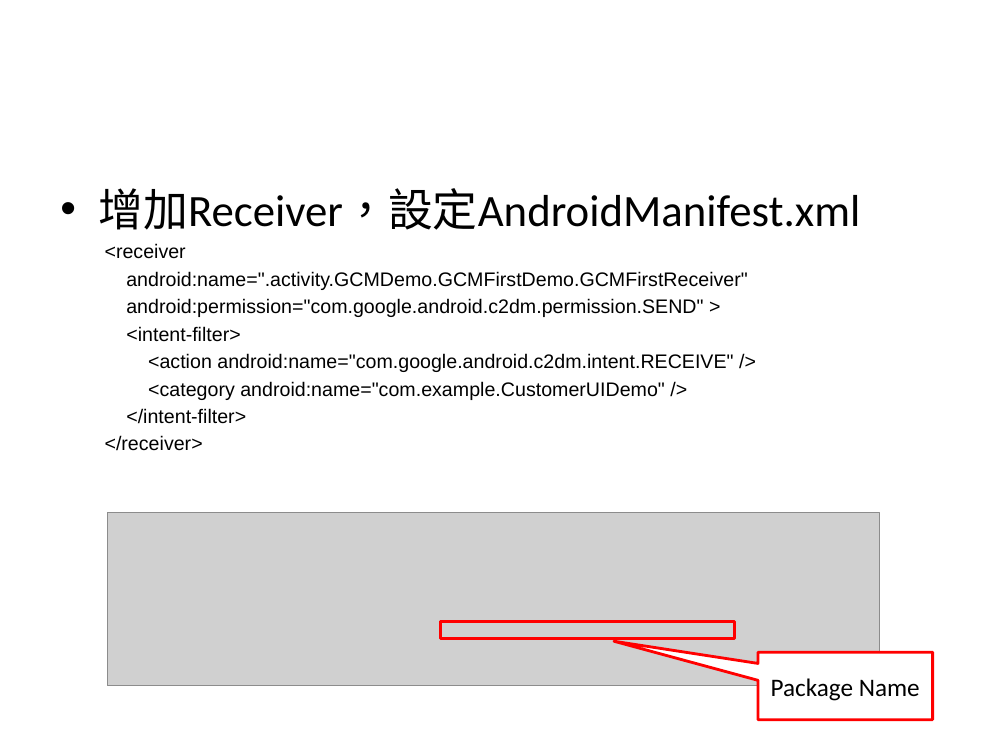
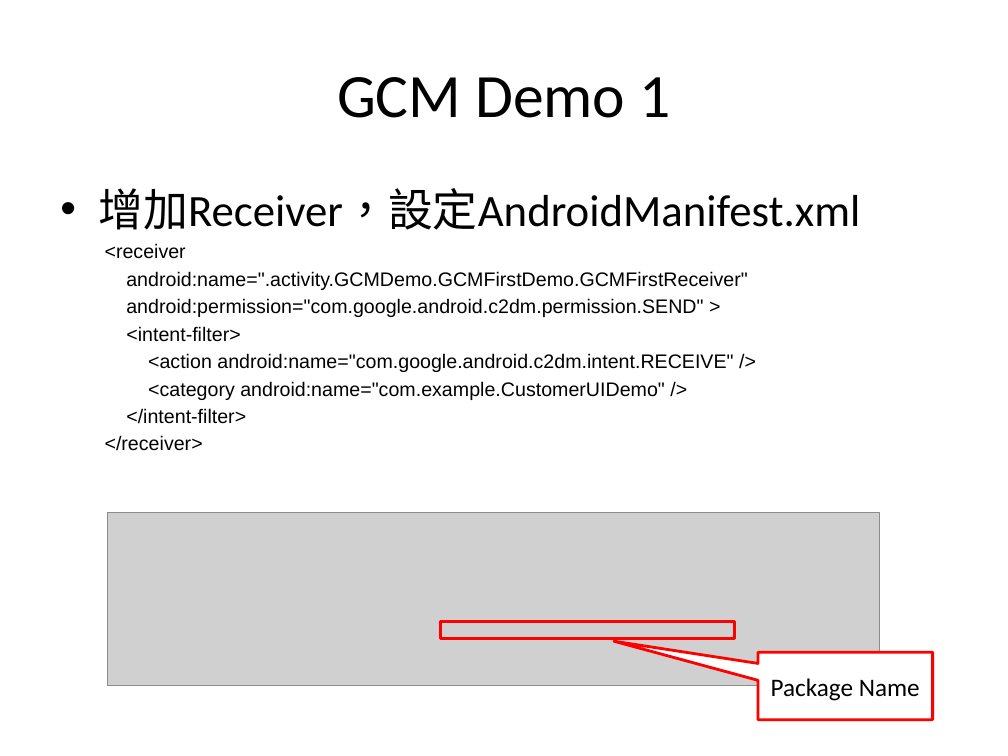
Before and after one commit to sonnyshih/AndroidDemoSample, a slide deck: slide 16 of CustomerUIDemo/GCM instruction.pptx. Drawn at 1008x756 pixels with LibreOffice and Linux fonts; fonts in the diff are those of the drawing; grey boxes stand for pictures. Boxes give left, top, right and bottom in pixels: in the first picture for what was removed or moved away, otherwise in the second. Text is boxed around its words. In the diff, an @@ line names an element or a change of style, - is before the commit and + after.

```diff
--- a/CustomerUIDemo/GCM instruction.pptx
+++ b/CustomerUIDemo/GCM instruction.pptx
@@ title added at <box>337,77,670,118</box>, 44 pt, text #000000 @@
+GCM Demo 1
```
Also in this commit, not shown: 3 other slides changed, 3 slides added, 1 other file.
